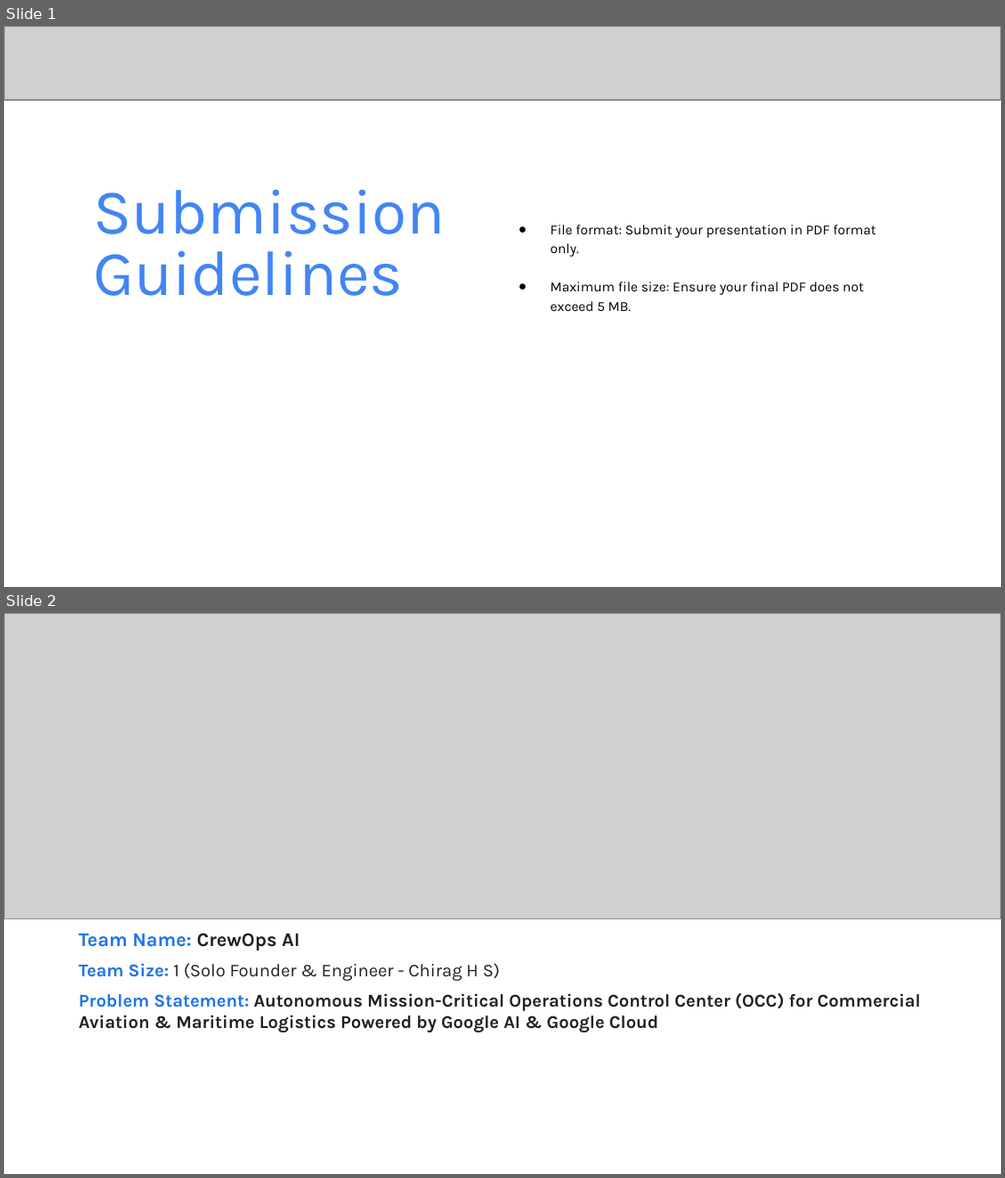
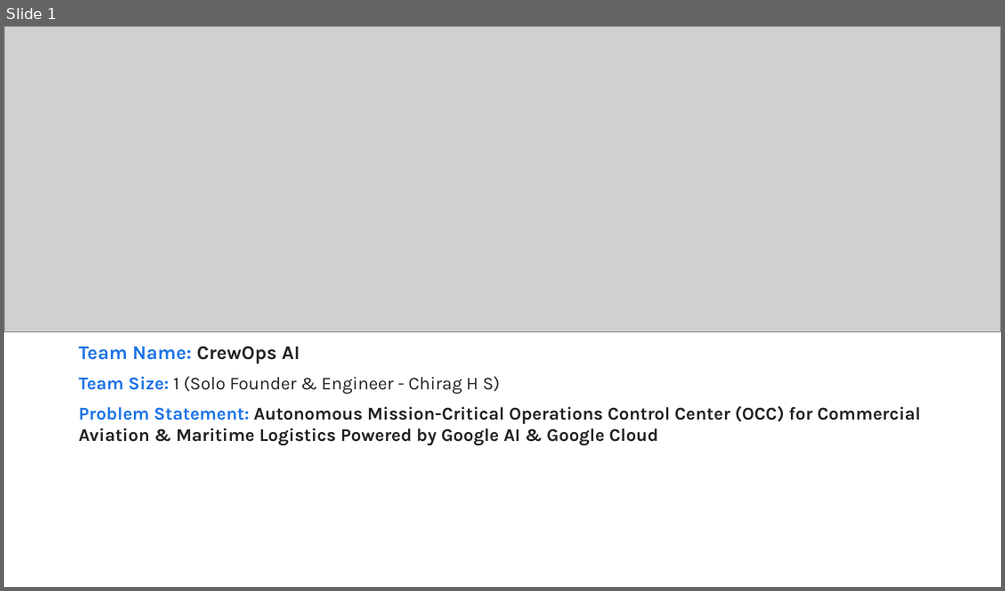
Before and after one commit to chiraghs/crewops, a slide deck: submission/CrewOps - Startup Buildathon Idea Submission.pptx. Shown one above the other, each under a label of ours: slides 1 and 2 before the commit, slide 1 after it. The pictures are 1005x1178 and 1005x591 pixels, drawn with LibreOffice and Linux fonts; fonts in the diff are those of the drawing; grey boxes stand for pictures. Boxes give left, top, right and bottom in pixels: in the first picture for what was removed or moved away, otherwise in the second. Text is boxed around its words. In the diff, an @@ line names an element or a change of style, - is before the commit and + after.

Commit message:
docs(submission): remove submission guidelines slide, update latency to within 2 seconds, rename voice-first to voice-supported, simplify compliance kernel phrasing

```diff
--- a/submission/CrewOps - Startup Buildathon Idea Submission.pptx
+++ b/submission/CrewOps - Startup Buildathon Idea Submission.pptx
@@ slide 1 removed at (4, 26, 1001, 587), background #FFFFFF @@
@@ picture removed at (4, 26, 1001, 100) @@
@@ text removed at (93, 189, 445, 296) @@
-Submission Guidelines
@@ text removed at (550, 224, 875, 311) @@
-● File format: Submit your presentation in PDF format only.
-● Maximum file size: Ensure your final PDF does not exceed 5 MB.
@@ what was slide 2 is now slide 1 @@
```
Also in this commit, not shown: 3 slides changed, 3 other files.
